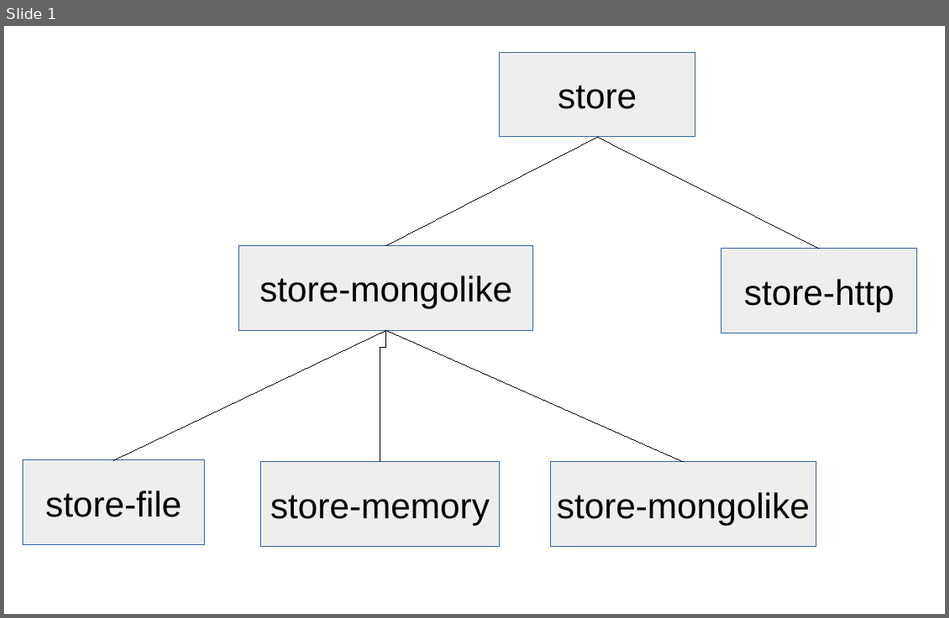
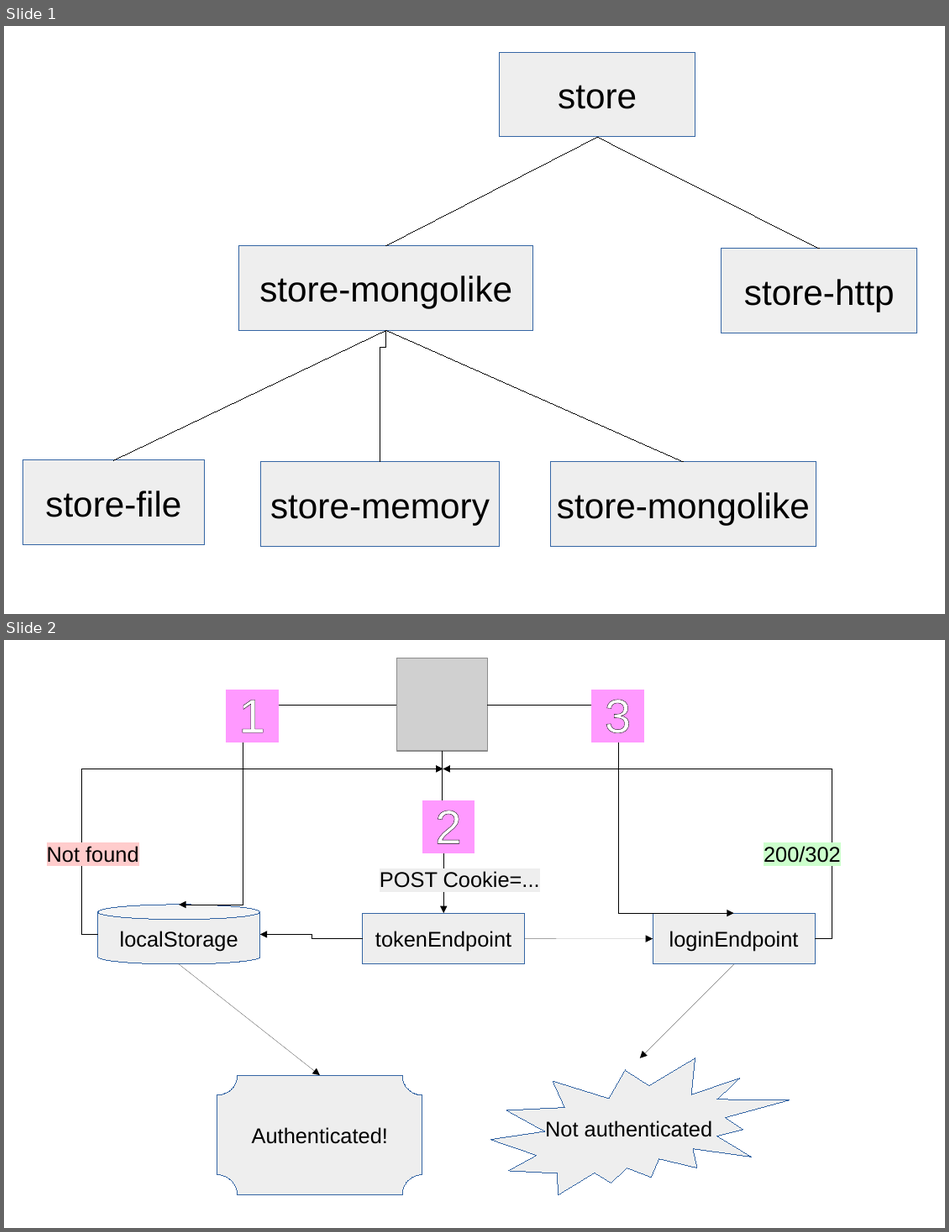
Before and after one commit to kba/anno-common, a slide deck: doc/anno-diagrams.odp. Shown one above the other, each under a label of ours: slide 1 before the commit, slides 1 and 2 after it. The pictures are 949x618 and 949x1232 pixels, drawn with LibreOffice and Linux fonts; fonts in the diff are those of the drawing; grey boxes stand for pictures. Boxes give left, top, right and bottom in pixels: in the first picture for what was removed or moved away, otherwise in the second. Text is boxed around its words. In the diff, an @@ line names an element or a change of style, - is before the commit and + after.

```diff
--- a/doc/anno-diagrams.odp
+++ b/doc/anno-diagrams.odp
@@ slide 2 added at [4, 640, 945, 1228], background #FFFFFF @@
@@ picture added at [397, 658, 487, 751] @@
@@ elbow arrow added from (397, 705) to (179, 905), #000000 0 pt @@
@@ text added at [239, 700, 265, 733], 40 pt, text #FFFFFF @@
+1
@@ elbow arrow added from (487, 705) to (734, 913), #000000 0 pt @@
@@ text added at [605, 699, 631, 733], 40 pt, text #FFFFFF @@
+3
@@ elbow arrow added from (442, 751) to (443, 913), #000000 0 pt @@
@@ elbow arrow added from (98, 935) to (442, 769), #000000 0 pt @@
@@ elbow arrow added from (815, 939) to (442, 769), #000000 0 pt @@
@@ text added at [435, 810, 461, 844], 40 pt, text #FFFFFF @@
+2
@@ text added at [47, 846, 139, 863], 18 pt, text #000000 @@
+Not found
@@ text added at [763, 846, 841, 863], 18 pt, text #000000 @@
+200/302
@@ text added at [379, 871, 540, 888], 18 pt, text #000000 @@
+POST Cookie=...
@@ cylinder added at [98, 905, 260, 964], fill #EEEEEE, outline #3465A4 0 pt, 18 pt, text #000000 @@
+localStorage
@@ rectangle added at [363, 913, 525, 964], fill #EEEEEE, outline #3465A4 0 pt, 18 pt, text #000000 @@
+tokenEndpoint
@@ rectangle added at [652, 913, 815, 964], fill #EEEEEE, outline #3465A4 0 pt, 18 pt, text #000000 @@
+loginEndpoint
@@ elbow arrow added from (363, 939) to (260, 935), #000000 0 pt @@
@@ arrow added from (525, 939) to (652, 939), #000000 0 pt @@
@@ arrow added from (179, 964) to (320, 1075), #000000 0 pt @@
@@ arrow added from (734, 964) to (640, 1058), #000000 0 pt @@
@@ irregular seal added at [490, 1058, 789, 1195], fill #EEEEEE, outline #3465A4 0 pt, 18 pt, text #000000 @@
+Not authenticated
@@ freeform shape added at [217, 1075, 422, 1195], fill #EEEEEE, outline #3465A4 0 pt, 18 pt, text #000000 @@
+Authenticated!
```
Also in this commit, not shown: 1 slide removed, 2 other files.
